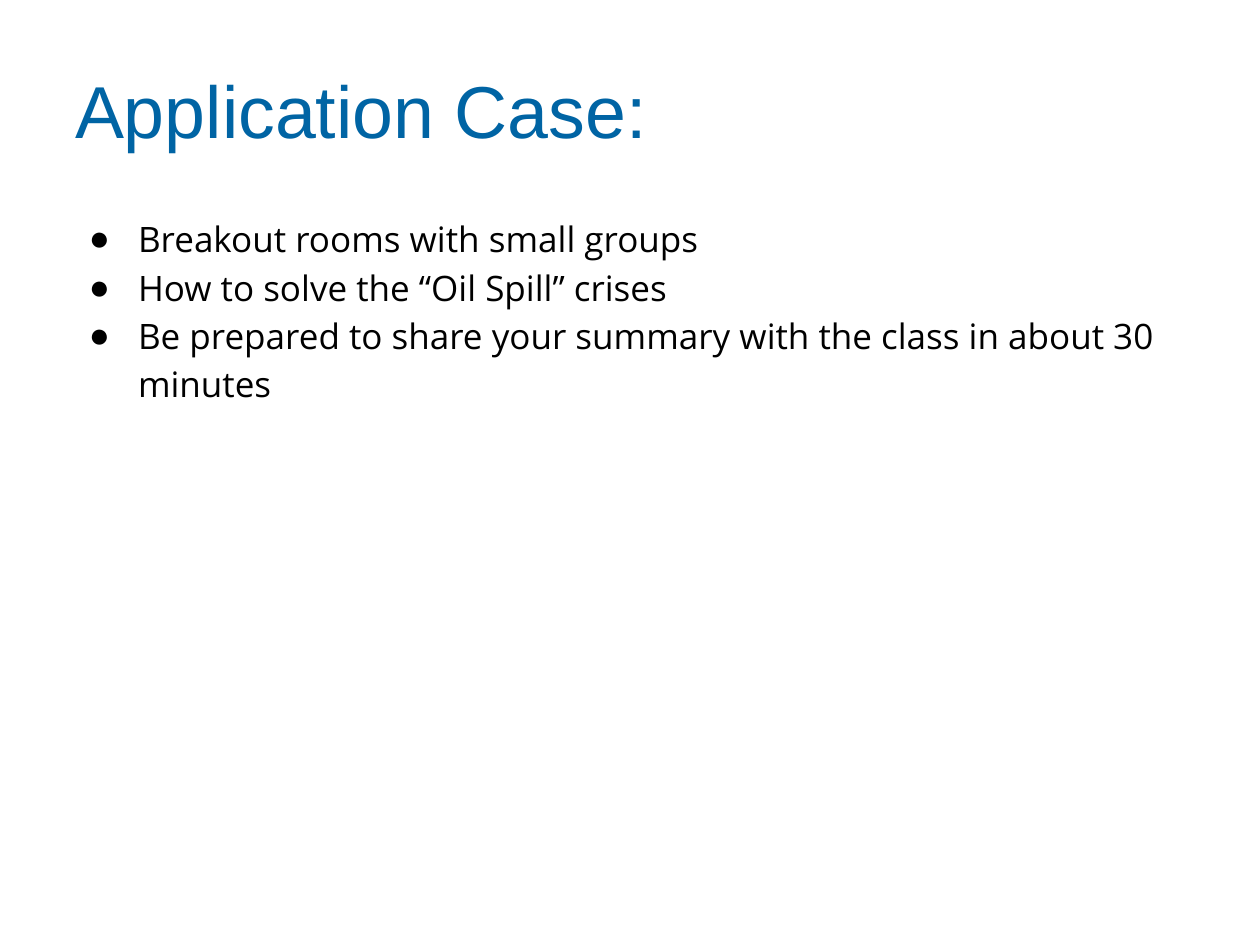
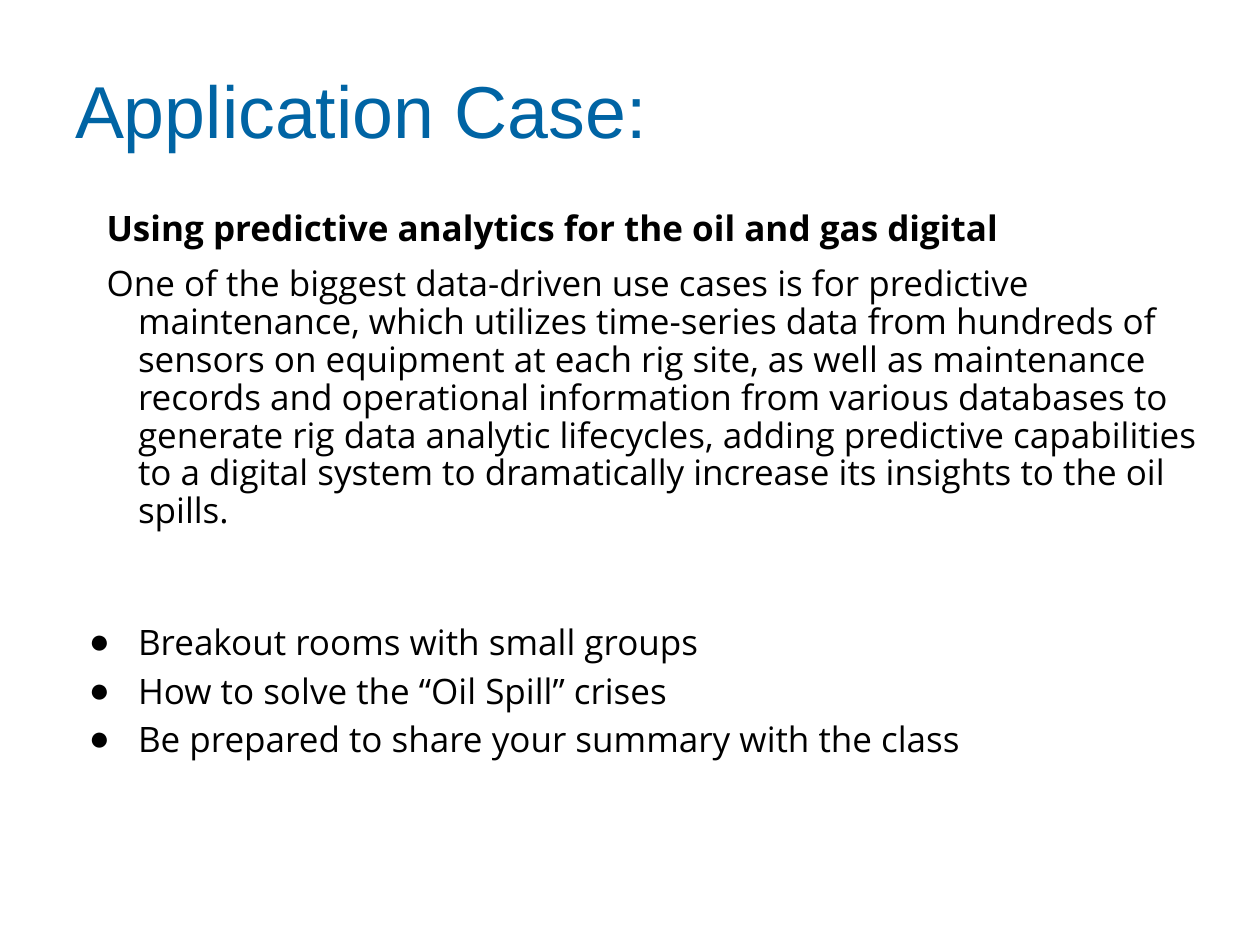
Before and after one commit to zhangyu027/UCI_Business_Analytics, a slide deck: slide 25 of 02_Slides/Day 3 - Creating Business Value through Data Presentation.pptx (slide 21 before the commit). Drawn at 1260x945 pixels with LibreOffice and Linux fonts; fonts in the diff are those of the drawing. Boxes give left, top, right and bottom in pixels: in the first picture for what was removed or moved away, otherwise in the second. Text is boxed around its words. In the diff, an @@ line names an element or a change of style, - is before the commit and + after.

Commit message:
Reorganize Business Analytics course materials for 2026

```diff
--- a/02_Slides/Day 3 - Creating Business Value through Data Presentation.pptx
+++ b/02_Slides/Day 3 - Creating Business Value through Data Presentation.pptx
@@ text at [107,214,1196,532]: paragraphs added @@
+Using predictive analytics for the oil and gas digital
+One of the biggest data-driven use cases is for predictive maintenance, which utilizes time-series data from hundreds of sensors on equipment at each rig site, as well as maintenance records and operational information from various databases to generate rig data analytic lifecycles, adding predictive capabilities to a digital system to dramatically increase its insights to the oil spills.
@@ text at [138,725,959,761]: text changed @@
-● Be prepared to share your summary with the class in about 30 minutes
+● Be prepared to share your summary with the class
```
Also in this commit, not shown: 2 other slides changed, 5 slides added, 56 other files.
